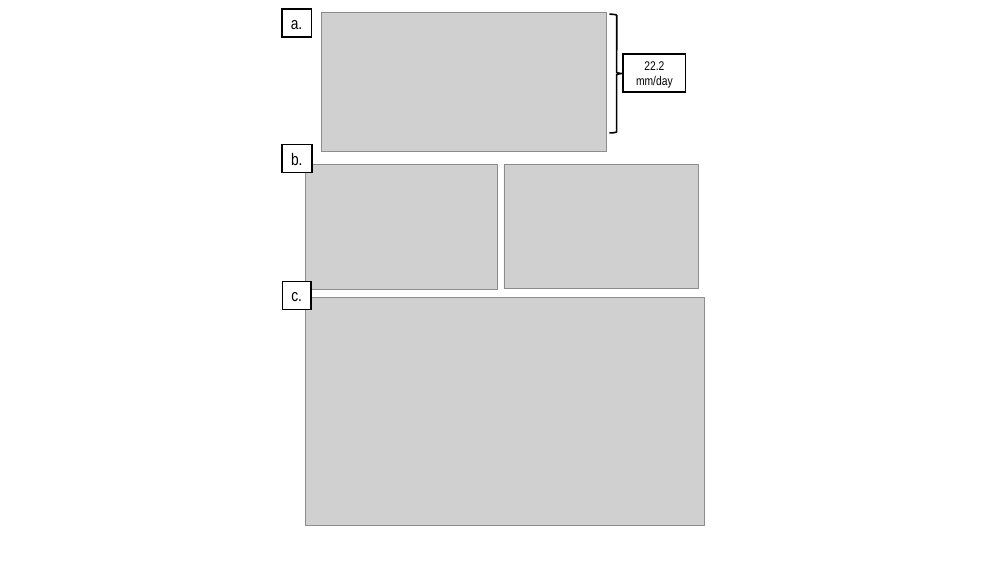
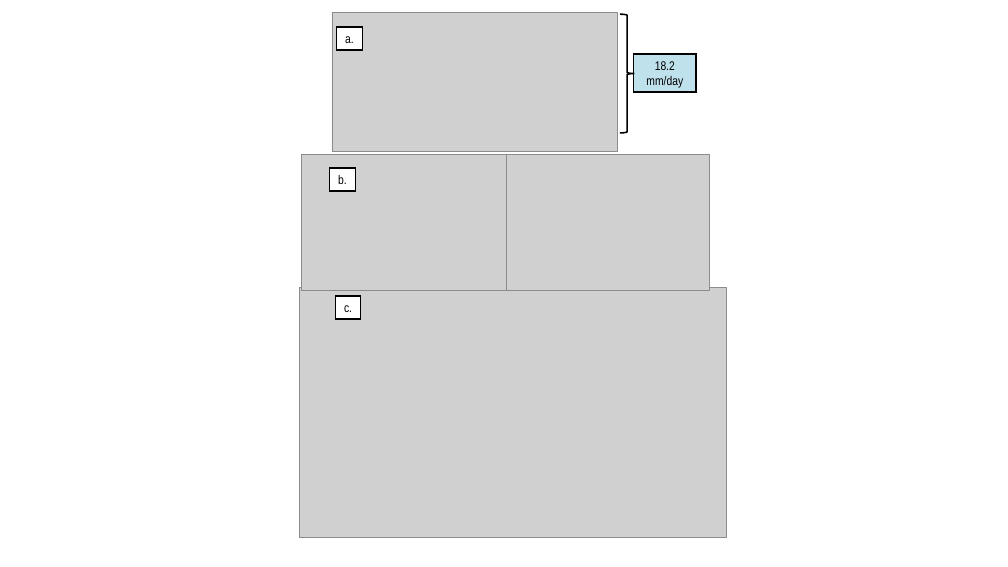
Before and after one commit to zarzycki/ros, a slide deck: slide 1 of schematic/schematic.pptx. Drawn at 1008x567 pixels with LibreOffice and Linux fonts; fonts in the diff are those of the drawing; grey boxes stand for pictures. Boxes give left, top, right and bottom in pixels: in the first picture for what was removed or moved away, otherwise in the second. Text is boxed around its words. In the diff, an @@ line names an element or a change of style, - is before the commit and + after.

Commit message:
update schematic pptx

```diff
--- a/schematic/schematic.pptx
+++ b/schematic/schematic.pptx
@@ rectangle "a.": place and size @@
-rectangle "a." at bbox=[282, 9, 312, 37]
+rectangle "a." at bbox=[337, 27, 362, 50]
@@ 1 picture, 1 rectangle, 1 right brace: place and size @@
-1 picture, 1 rectangle, 1 right brace at bbox=[321, 13, 686, 152]
+1 picture, 1 rectangle, 1 right brace at bbox=[332, 13, 696, 152]
@@ rectangle "18.2 mm/day" at bbox=[634, 54, 696, 91]: fill #FFFFFF to #BEE1EC @@
@@ text in rectangle at bbox=[646, 61, 683, 88]: text changed @@
-22.2
-mm/day
+18.2
+mm/day
@@ picture: place and size @@
-picture at bbox=[306, 164, 498, 289]
+picture at bbox=[301, 155, 507, 290]
@@ size 16 to 12 pt in 3 elements at bbox=[336, 296, 361, 318], bbox=[337, 27, 362, 50], bbox=[330, 169, 356, 191] @@
@@ rectangle "b.": place and size @@
-rectangle "b." at bbox=[282, 144, 312, 172]
+rectangle "b." at bbox=[330, 169, 356, 191]
@@ picture: place and size @@
-picture at bbox=[504, 165, 699, 289]
+picture at bbox=[507, 155, 710, 290]
@@ picture: place and size @@
-picture at bbox=[306, 298, 705, 526]
+picture at bbox=[299, 288, 727, 538]
@@ rectangle "c.": place and size @@
-rectangle "c." at bbox=[283, 281, 312, 309]
+rectangle "c." at bbox=[336, 296, 361, 318]
```
